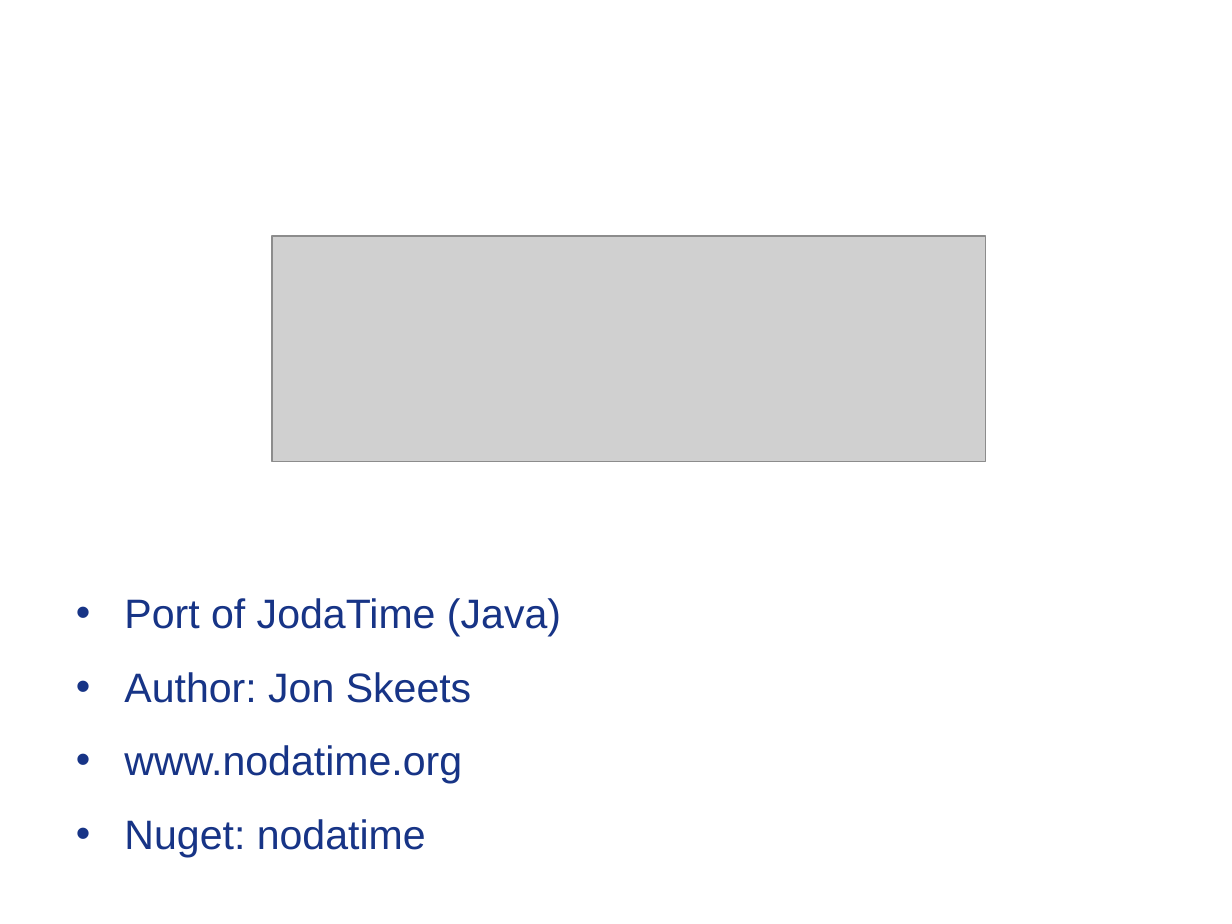
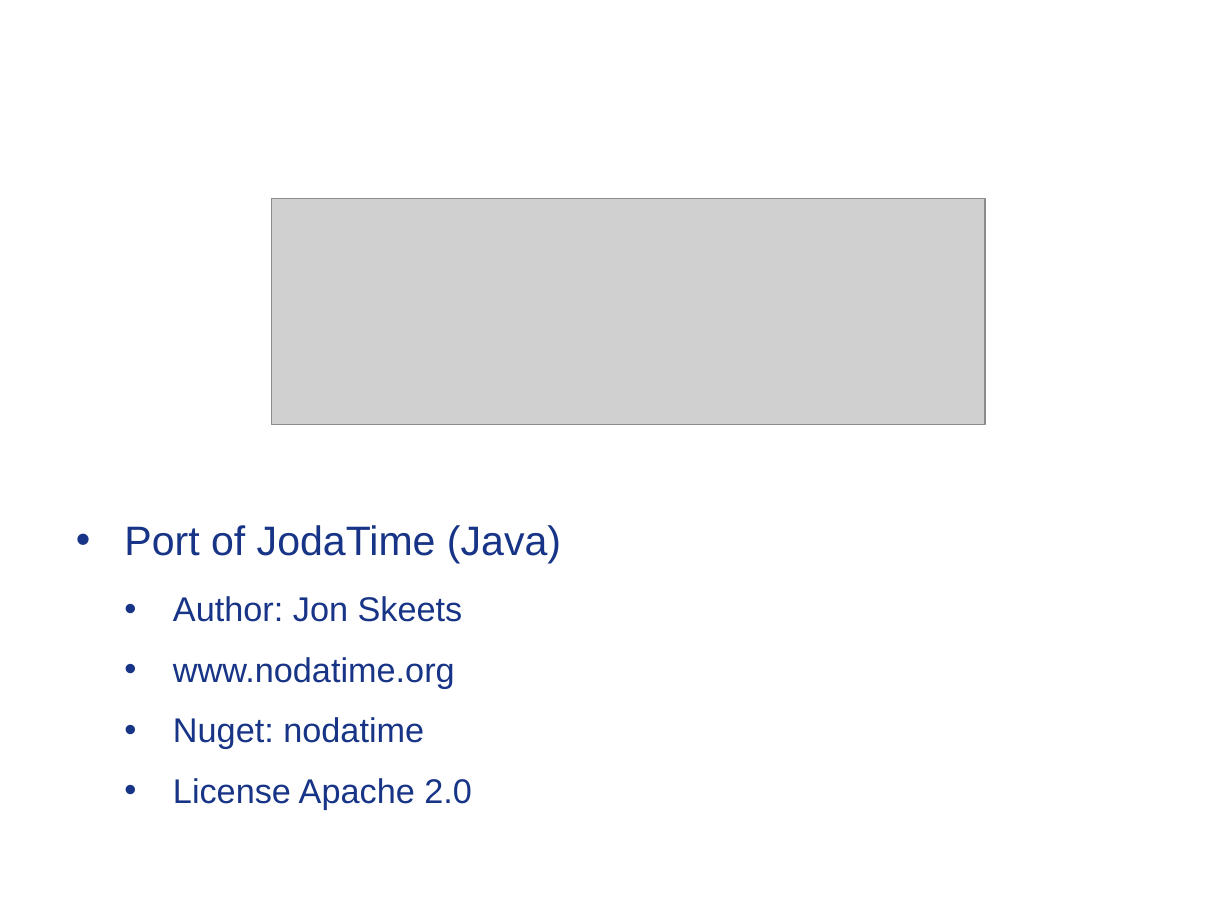
Before and after one commit to Timothep/MarathonWOShoes, a slide deck: slide 8 of BarefootMarathon.odp. Drawn at 1232x924 pixels with LibreOffice and Linux fonts; fonts in the diff are those of the drawing; grey boxes stand for pictures; background and template pictures are left out. Boxes give left, top, right and bottom in pixels: in the first picture for what was removed or moved away, otherwise in the second. Text is boxed around its words. In the diff, an @@ line names an element or a change of style, - is before the commit and + after.

Commit message:
Noda

```diff
--- a/BarefootMarathon.odp
+++ b/BarefootMarathon.odp
@@ picture: place and size @@
-picture at (272, 237, 986, 462)
+picture at (271, 198, 984, 424)
@@ text at (173, 596, 463, 749): size 24 to 20 pt in "Author: Jon Skeets", "www.nodatime.org", "Nuget: nodatime"; list level 1 to 2 in "Author: Jon Skeets"; list level 1 to 2 in "www.nodatime.org"; list level 1 to 2 in "Nuget: nodatime" @@
@@ text at (173, 778, 472, 809): paragraph added @@
+  • License Apache 2.0
```
Also in this commit, not shown: 10 other slides changed, 2 slides added, 5 slides removed, 4 other files.
